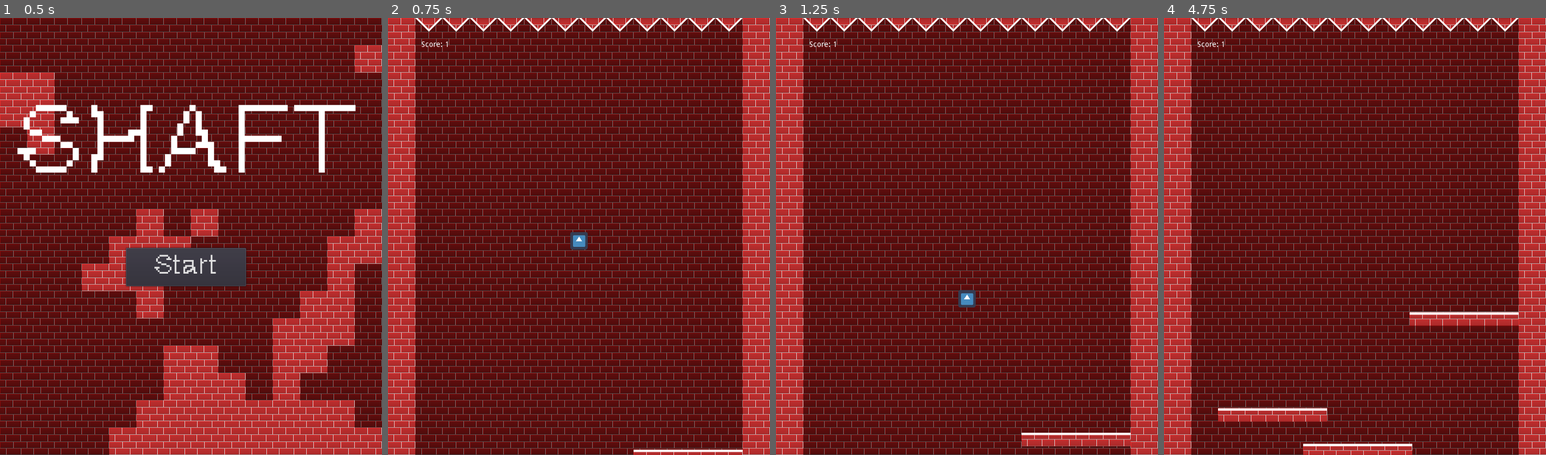
Above: before the commit, frames 1-4 (left to right).
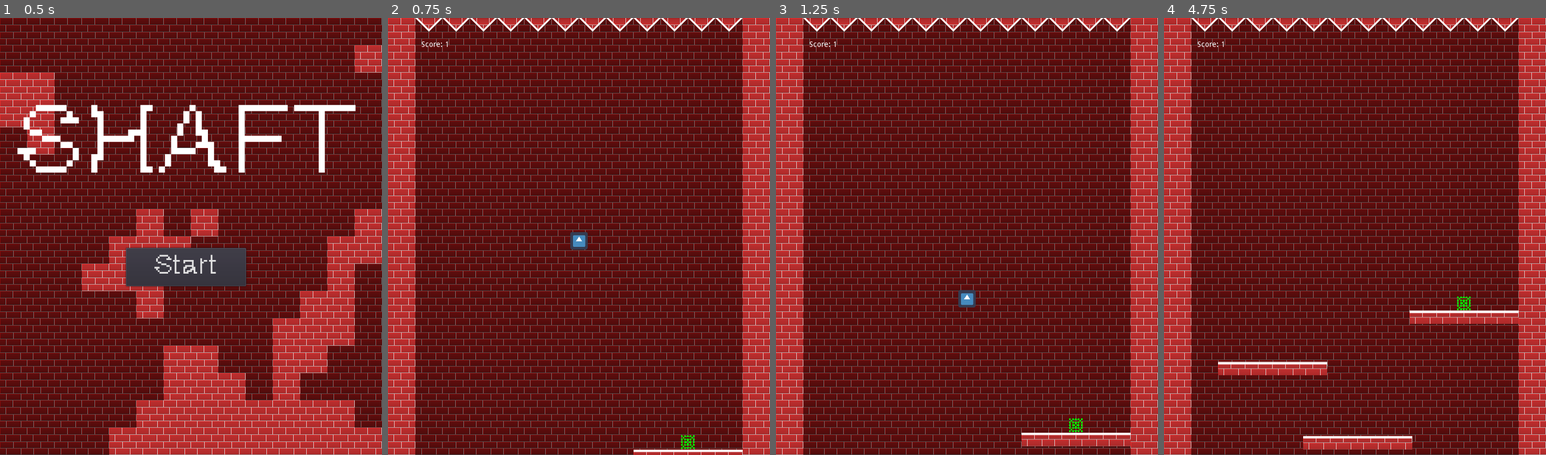
Above: after the commit, the same moments.

Repository: t-ishii/SHAFT
Game: Godot game, scene res://scenes/title/Title.tscn
The game is run twice, just before and just after one commit, with the same random seed, the same clock (stepped at 60 frames per second) and the same inputs. The engine's default icon, where the game draws it, is replaced by a stand-in: a white triangle on a blue panel in a dark square.
Inputs:
- Up to frame 1 (0.5 s): no input
- Up to frame 2 (0.75 s): click "Start" at 0.5 s
- Up to frame 3 (1.25 s): no input
- Up to frame 4 (4.75 s): hold Right (right) 1.28-2.78 s; tap Space (jump) at 1.52, 2.27, 3.77, 4.52 s; hold Left (left) 2.78-3.53 s; hold Right (right) from 3.53 s (still down)

Frame 1 is identical in both runs. In frame 2, less than 0.1% of the frame differs, in the area x 76-81%, y 95-99%; in frame 3, less than 0.1%; in frame 4, 3.5%, in the area x 14-93%, y 63-100%.

Commit message:
Add speed up item when player get item

Diff:
--- a/scenes/Bar.tscn
+++ b/scenes/Bar.tscn
@@ -1,11 +1,11 @@
-[gd_scene load_steps=2 format=2]
+[gd_scene load_steps=3 format=2]
 
 [ext_resource path="res://assets/items.tres" type="TileSet" id=1]
+[ext_resource path="res://scenes/SpeedUpItem.tscn" type="PackedScene" id=2]
 
 [node name="Bar" type="Sprite"]
 
 [node name="TileMap" type="TileMap" parent="."]
-scale = Vector2( 1, 1 )
 mode = 0
 tile_set = ExtResource( 1 )
 cell_size = Vector2( 50, 25 )
@@ -33,6 +33,10 @@
 constant_angular_velocity = 0.0
 
 [node name="CollisionPolygon2D" type="CollisionPolygon2D" parent="StaticBody2D"]
-scale = Vector2( 1, 1 )
 build_mode = 0
 polygon = PoolVector2Array( 0, 0, 0, 25, 200, 25, 200, 0 )
+
+[node name="SpeedUpItem" parent="." instance=ExtResource( 2 )]
+visible = false
+position = Vector2( 99.3921, -13.269 )
+_sections_unfolded = [ "Angular", "Applied Forces", "Collision", "Linear", "Script", "Transform", "Visibility", "collision", "motion" ]
--- /dev/null
+++ b/scenes/SpeedUpItem.gd
@@ -0,0 +1,6 @@
+extends Sprite
+
+func _on_Area2D_body_entered(body):
+    if visible and body.name == 'Player':
+        body.emit_signal('get_item')
+        queue_free()
--- a/scenes/SpeedUpItem.tscn
+++ b/scenes/SpeedUpItem.tscn
@@ -1,23 +1,29 @@
-[gd_scene load_steps=3 format=2]
+[gd_scene load_steps=4 format=2]
 
 [ext_resource path="res://assets/speed_up.png" type="Texture" id=1]
+[ext_resource path="res://scenes/SpeedUpItem.gd" type="Script" id=2]
 
 [sub_resource type="RectangleShape2D" id=1]
 
 custom_solver_bias = 0.0
 extents = Vector2( 12.5, 12.5 )
 
-[node name="SpeedUpItem" type="KinematicBody2D"]
-input_pickable = false
-collision_layer = 1
-collision_mask = 1
-collision/safe_margin = 0.08
-motion/sync_to_physics = false
-_sections_unfolded = [ "Transform" ]
+[node name="SpeedUpItem" type="Sprite"]
+texture = ExtResource( 1 )
+script = ExtResource( 2 )
+_sections_unfolded = [ "Angular", "Applied Forces", "Collision", "Linear", "Script", "Transform", "collision", "motion" ]
 
-[node name="Sprite" type="Sprite" parent="."]
-texture = ExtResource( 1 )
+[node name="Area2D" type="Area2D" parent="."]
+input_pickable = true
+gravity_vec = Vector2( 0, 1 )
+gravity = 98.0
+linear_damp = 0.1
+angular_damp = 1.0
+audio_bus_override = false
+audio_bus_name = "Master"
 
-[node name="CollisionShape2D" type="CollisionShape2D" parent="."]
+[node name="CollisionShape2D" type="CollisionShape2D" parent="Area2D"]
 shape = SubResource( 1 )
 _sections_unfolded = [ "shape" ]
+
+[connection signal="body_entered" from="Area2D" to="." method="_on_Area2D_body_entered"]
--- a/scenes/main/Main.gd
+++ b/scenes/main/Main.gd
@@ -10,20 +10,7 @@
 var next_pop_span = rand_range(1, Constant.BAR_POP_MAX_SPAN)
 var bars = []
 
-func pop_item(bar):
-    var item = SpeedUpItem.instance()
-    var collide = item.get_node('CollisionShape2D').shape
-    var x = rand_range(
-        bar.position.x + collide.extents.x,
-        bar.position.x + Constant.BAR_WIDTH - collide.extents.x
-    )
-    var y = bar.position.y - collide.extents.y - 5
-    item.position = Vector2(x, y)
-
 func get_start_pos():
-    rand_seed(OS.get_ticks_msec())
-    randomize()
-
     var w = randi() % Constant.SCREEN.WIDTH
     var h = Constant.SCREEN.HEIGHT
 
@@ -39,14 +26,22 @@
     span += delta
 
     if bars.size() == 0 || span > next_pop_span && bars.size() < Constant.BAR_COUNT:
+
+        span = 0
+
         var bar = Bar.instance()
+        var item = bar.get_node('SpeedUpItem')
+        bar.position = get_start_pos()
         bars.append(bar)
-        bar.position = get_start_pos()
+
         add_child(bar)
-        span = 0
+
         if has_node('Player'):
             Status.score += 1
             setScore(Status.score)
+
+        if randi() % 5 == 1:
+            item.visible = true
 
         if bar_speed < Constant.BAR_MAX_SPEED:
             bar_speed += (delta * bar_accel_speed)
@@ -81,6 +76,8 @@
     $Score.text = 'Score: ' + str(score)
 
 func _ready():
+    rand_seed(OS.get_ticks_msec())
+    randomize()
     Status.score = 0
     setScore(Status.score)
     $Player.position = Vector2(Constant.SCREEN.WIDTH / 2, Constant.SCREEN.HEIGHT / 2)
--- a/scenes/player/Player.gd
+++ b/scenes/player/Player.gd
@@ -4,6 +4,10 @@
 var velocity = Vector2()
 var jumping = false
 var prev_jump_pressed = false
+
+var speed = 1
+
+signal get_item
 
 func _physics_process(delta):
     var force = Vector2(0, Constant.GRAVITY)
@@ -16,11 +20,11 @@
 
     if pressed_l:
         if velocity.x <= Constant.PLAYER.SPEED.MIN and velocity.x > -Constant.PLAYER.SPEED.MAX:
-            force.x -= Constant.PLAYER.SPEED.FORCE
+            force.x -= Constant.PLAYER.SPEED.FORCE * speed
             stop = false
     elif pressed_r:
         if velocity.x >= -Constant.PLAYER.SPEED.MIN and velocity.x < Constant.PLAYER.SPEED.MAX:
-            force.x += Constant.PLAYER.SPEED.FORCE
+            force.x += Constant.PLAYER.SPEED.FORCE * speed
             stop = false
 
     if stop:
@@ -48,3 +52,9 @@
 
     on_air_time += delta
     prev_jump_pressed = pressed_j
+
+func inc_speed():
+    speed += 0.1
+
+func _ready():
+    connect('get_item', self, 'inc_speed')
